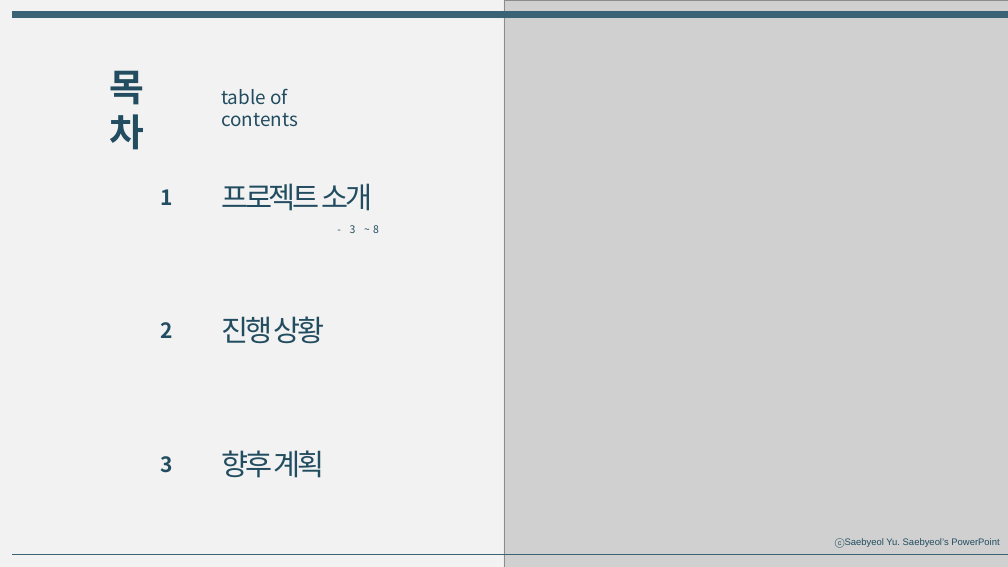
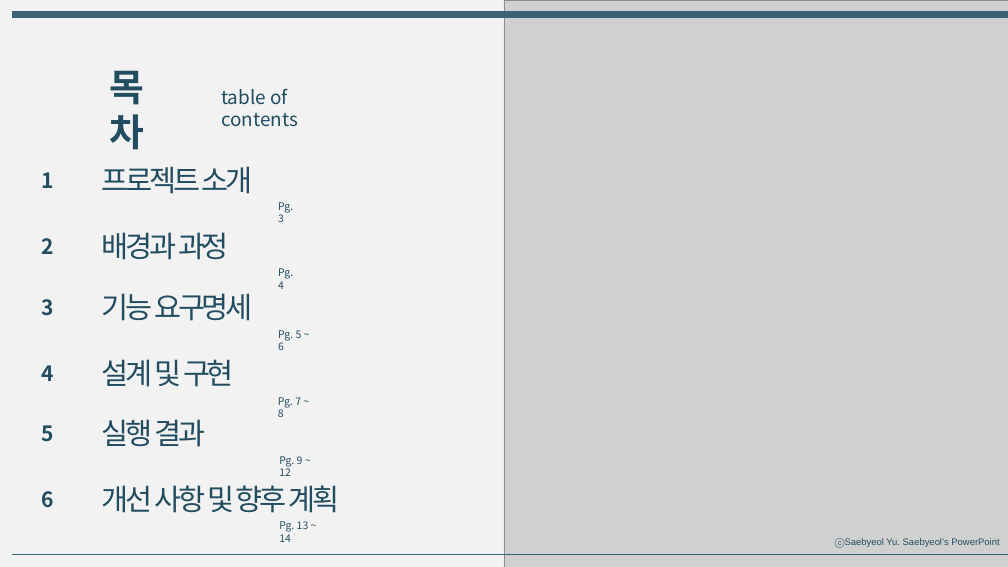
Before and after one commit to IdfKLeh/capstone, a slide deck: slide 2 of for_school/[4팀] 최종발표.pptx. Drawn at 1008x567 pixels with LibreOffice and Linux fonts; fonts in the diff are those of the drawing; grey boxes stand for pictures. Boxes give left, top, right and bottom in pixels: in the first picture for what was removed or moved away, otherwise in the second. Text is boxed around its words. In the diff, an @@ line names an element or a change of style, - is before the commit and + after.

```diff
--- a/for_school/[4팀] 최종발표.pptx
+++ b/for_school/[4팀] 최종발표.pptx
@@ text "1": place and size @@
-text "1" at [161,189,173,205]
+text "1" at [41,172,53,188]
@@ text "프로젝트 소개": place and size @@
-text "프로젝트 소개" at [221,183,373,211]
+text "프로젝트 소개" at [101,166,253,194]
@@ text at [278,202,293,222]: text changed @@
-- 3 ~8
+Pg. 3
@@ text "2": place and size @@
-text "2" at [161,322,173,338]
+text "2" at [41,238,53,254]
@@ text added at [101,232,229,260], 28 pt, text #224D60 @@
+배경과 과정
@@ text added at [278,268,293,289], 10 pt, text #224D60 @@
+Pg. 4
@@ text "3": place and size @@
-text "3" at [161,456,173,473]
+text "3" at [41,299,53,316]
@@ text added at [101,293,253,321], 28 pt, text #224D60 @@
+기능 요구명세
@@ text removed at [221,316,325,344] @@
-진행 상황
@@ text added at [101,359,234,387], 28 pt, text #224D60 @@
+설계 및 구현
@@ text added at [278,330,302,350], 10 pt, text #224D60 @@
+Pg. 5 ~ 6
@@ text added at [41,365,53,381], 20 pt, text #224D60, bold @@
+4
@@ text added at [101,419,205,447], 28 pt, text #224D60 @@
+실행 결과
@@ text added at [278,397,301,417], 10 pt, text #224D60 @@
+Pg. 7 ~ 8
@@ text added at [41,425,53,442], 20 pt, text #224D60, bold @@
+5
@@ text added at [279,456,303,476], 10 pt, text #224D60 @@
+Pg. 9 ~ 12
@@ text added at [41,491,53,508], 20 pt, text #224D60, bold @@
+6
@@ text at [101,485,340,513]: text changed @@
-향후 계획
+개선 사항 및 향후 계획
@@ text added at [279,521,309,542], 10 pt, text #224D60 @@
+Pg. 13 ~ 14
```
Also in this commit, not shown: 1 other slide changed, 10 slides added, 8 slides removed.
